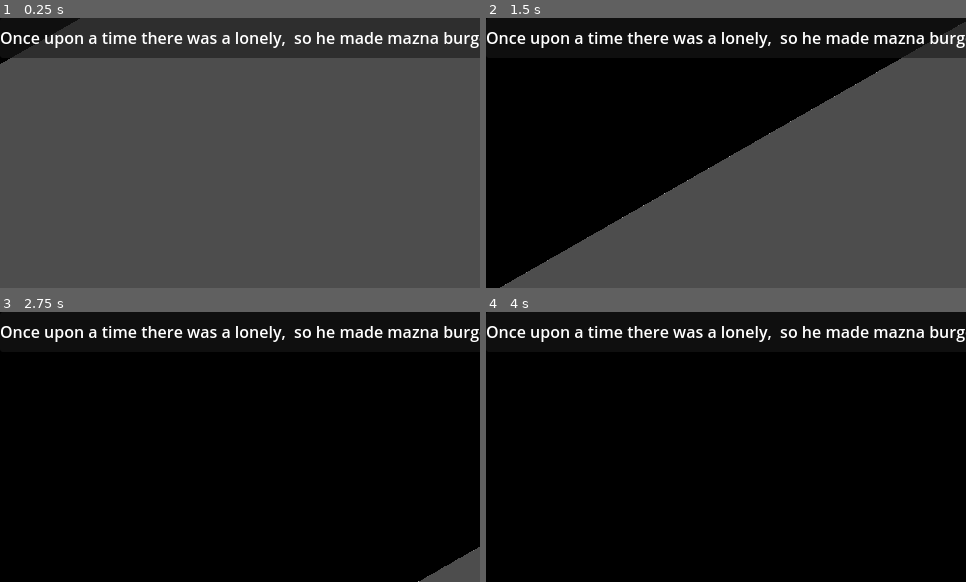
Above: before the commit, frames 1-4 (two rows, left to right).
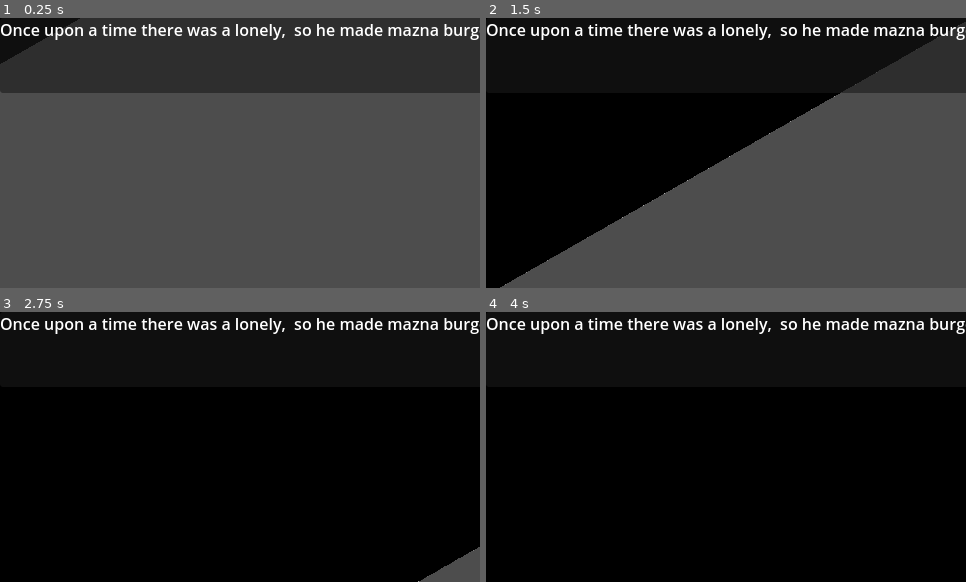
Above: after the commit, the same moments.

Repository: D2rkL1fe/Ghost-churros-and-evil-ghost-burger
Game: Godot game, scene res://scenes/start/start.tscn
Same seed, same stepped clock (60 frames per second), same inputs: the game is played once before the commit and once after it.
Inputs:
- Up to frame 1 (0.25 s): no input
- Up to frame 2 (1.5 s): hold D (right) 0.53-1.28 s; hold S (down) from 1.28 s (still down)
- Up to frame 3 (2.75 s): release S (down) at 2.03 s; hold D (right) from 2.03 s (still down)
- Up to frame 4 (4 s): release D (right) at 2.78 s; hold W (up) 2.78-3.53 s; tap Enter at 3.5 s; hold A (left) from 3.53 s (still down)

The runs differ from the first frame. In frame 1, 16% of the frame differs, in the area x 0-100%, y 2-28%; in frame 2, 6.0%; in frame 3, 3.4%; in frame 4, 3.4%.

Commit message:
Real Refactoring
Biblically accurate

Diff:
--- a/character_body_2d.gd
+++ /dev/null
@@ -1,12 +0,0 @@
-extends CharacterBody2D
-
-# Основни свойства на Чуроса
-var churro_name: String = "Чурос"
-var heal_amount: int = 10        # колко живот връща
-var value: int = 1               # колко точки носи
-var is_collected: bool = false   # дали вече е взет
-
-# Декоративни свойства
-var rotation_speed: float = 60.0 # въртене за ефект
-var float_height: float = 5.0    # височина на поклащане
-var float_speed: float = 2.0     # колко бързо се поклаща
--- a/churros.gd
+++ /dev/null
@@ -1 +0,0 @@
-extends Sprite2D
--- a/entities/churros/character_body_2d.tscn
+++ /dev/null
@@ -1,18 +0,0 @@
-[gd_scene load_steps=4 format=3 uid="uid://dahkdou1cgc4w"]
-
-[ext_resource type="Script" uid="uid://b0bj33ehmv133" path="res://character_body_2d.gd" id="1_hrlwh"]
-[ext_resource type="Texture2D" uid="uid://cndlc33h6jvus" path="res://entities/churros/churros.png" id="2_1pats"]
-
-[sub_resource type="CapsuleShape2D" id="CapsuleShape2D_p0uvp"]
-radius = 8.0
-height = 16.0
-
-[node name="CharacterBody2D" type="CharacterBody2D"]
-script = ExtResource("1_hrlwh")
-
-[node name="Churros" type="Sprite2D" parent="."]
-texture_filter = 1
-texture = ExtResource("2_1pats")
-
-[node name="CollisionShape2D" type="CollisionShape2D" parent="."]
-shape = SubResource("CapsuleShape2D_p0uvp")
--- /dev/null
+++ b/entities/churros/churros.tscn
@@ -0,0 +1,34 @@
+[gd_scene load_steps=4 format=3 uid="uid://dahkdou1cgc4w"]
+
+[ext_resource type="Texture2D" uid="uid://cndlc33h6jvus" path="res://entities/churros/default/churros.png" id="2_7j867"]
+
+[sub_resource type="GDScript" id="GDScript_4vjtx"]
+script/source = "extends CharacterBody2D
+
+# Основни свойства на Чуроса
+var churro_name: String = \"Чурос\"
+var heal_amount: int = 10        # колко живот връща
+var value: int = 1               # колко точки носи
+var is_collected: bool = false   # дали вече е взет
+
+# Декоративни свойства
+var rotation_speed: float = 60.0 # въртене за ефект
+var float_height: float = 5.0    # височина на поклащане
+var float_speed: float = 2.0     # колко бързо се поклаща
+"
+
+[sub_resource type="CapsuleShape2D" id="CapsuleShape2D_p0uvp"]
+radius = 8.0
+height = 16.0
+
+[node name="Churros" type="CharacterBody2D"]
+script = SubResource("GDScript_4vjtx")
+
+[node name="Sprite2D" type="Sprite2D" parent="."]
+texture_filter = 1
+position = Vector2(0, -8)
+texture = ExtResource("2_7j867")
+
+[node name="CollisionShape2D" type="CollisionShape2D" parent="."]
+position = Vector2(0, -8)
+shape = SubResource("CapsuleShape2D_p0uvp")
--- a/scenes/area_2d.tscn
+++ /dev/null
@@ -1,3 +0,0 @@
-[gd_scene format=3 uid="uid://bjqn3krbdmnrh"]
-
-[node name="Area2D" type="Area2D"]
--- a/scenes/main.tscn
+++ b/scenes/main.tscn
@@ -1,6 +1,6 @@
 [gd_scene load_steps=3 format=3 uid="uid://crnxgfctb87i8"]
 
-[ext_resource type="Texture2D" uid="uid://cndlc33h6jvus" path="res://entities/churros/churros.png" id="2_0wfyh"]
+[ext_resource type="Texture2D" uid="uid://cndlc33h6jvus" path="res://entities/churros/default/churros.png" id="2_0wfyh"]
 [ext_resource type="PackedScene" uid="uid://c51eabamqukgs" path="res://entities/player/player.tscn" id="2_sugp2"]
 
 [node name="Main" type="Node2D"]
--- a/scenes/start/start.tscn
+++ b/scenes/start/start.tscn
@@ -72,7 +72,9 @@
 
 [node name="StoryLabel" type="Label" parent="PanelContainer/MarginContainer"]
 layout_mode = 2
-text = "Once upon a time there was a lonely,  so he made mazna burgers and mazna all over the world"
+text = "Once upon a time there was a lonely,  so he made mazna burgers and mazna all over the world
+
+                                                                                                                                                              - DPH888"
 
 [node name="AnimationPlayer" type="AnimationPlayer" parent="."]
 libraries = {
Not shown, removed: character_body_2d.gd.uid
Not shown, removed: churros.gd.uid
Renamed: entities/churros/churros.png -> entities/churros/default/churros.png
Not shown, changed: entities/churros/default/churros.png.import
